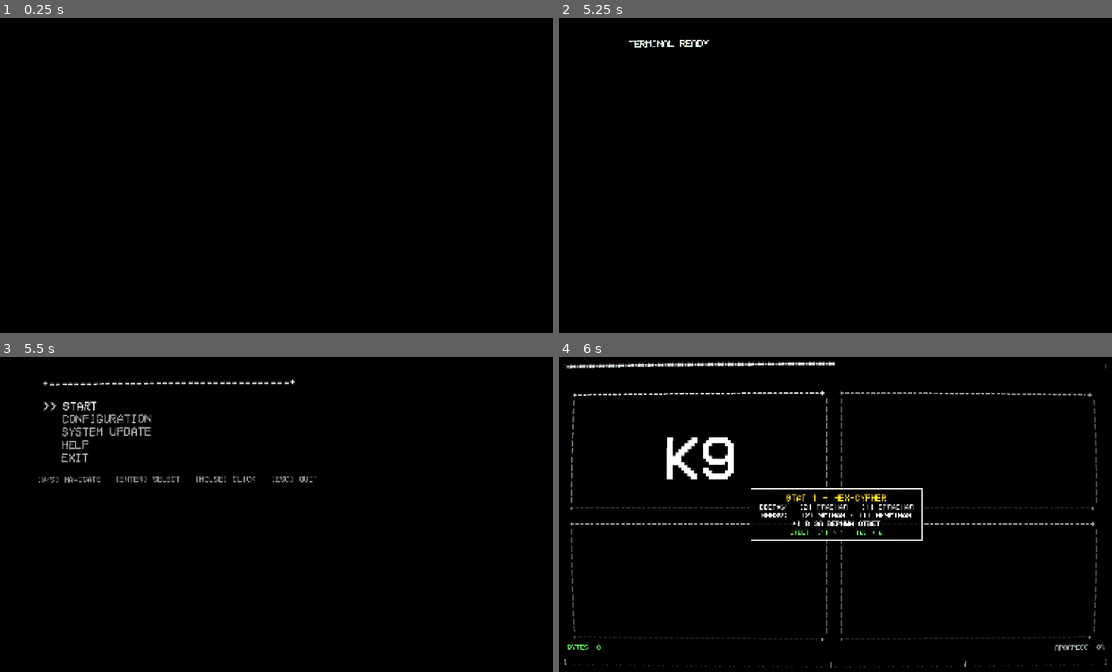
Above: before the commit, frames 1-4 (two rows, left to right).
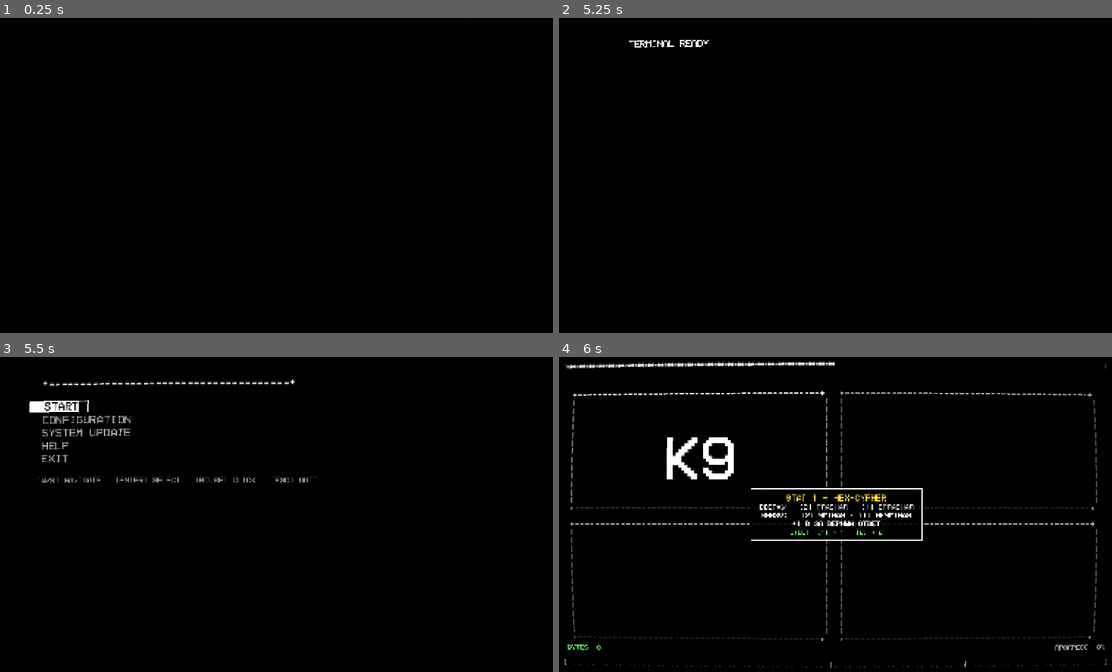
Above: after the commit, the same moments.

Repository: JcukengesH/System-Task-Switch
Game: Godot game, scene res://scenes/Main.tscn
Two runs of this game, one before a commit and one after it. Both use one fixed random seed, a clock stepped at 60 frames per second and the inputs below.
Inputs (mouse positions are in pixels of both pictures, inside the frame that each line leads up to):
- Up to frame 1 (0.25 s): no input
- Up to frame 2 (5.25 s): tap Enter at 0.5, 0.6, 1.55, 2.1, 3.05, 4.25, 4.55 s; move the mouse to (962, 159) at 0.52 s; hold Right 0.53-1.28 s; click (962, 159) at 0.67 s; tap Space at 0.77, 1.07, 1.52, 1.82, 3.02, 3.32, 3.5, 3.77, 4.07, 4.52, 4.82 s; tap Keypad Enter at 0.8, 1.35, 2.3, 2.85, 3.8 s; move the mouse to (724, 191) at 1.27 s; hold S 1.28-2.03 s; move the mouse to (890, 106) at 2.02 s; hold Right 2.03-2.78 s; move the mouse to (807, 238) at 2.77 s; hold W 2.78-3.53 s; click (807, 238) at 2.92 s; move the mouse to (1006, 222) at 3.52 s; hold Left 3.53-5.03 s; tap 1 at 3.6 s; tap Escape at 4.15 s; move the mouse to (669, 128) at 4.27 s; tap 2 at 4.35 s; move the mouse to (863, 175) at 5.02 s; hold S from 5.03 s (still down); tap 0 at 5.1 s; click (863, 175) at 5.17 s
- Up to frame 3 (5.5 s): keep holding S; tap Keypad Enter at 5.3 s
- Up to frame 4 (6 s): move the mouse to (752, 435) at 5.77 s; release S at 5.78 s; hold Right from 5.78 s (still down); tap 9 at 5.85 s

Frames 1-2 are identical in both runs. In frame 3, 1.7% of the frame differs, in the area x 5-58%, y 13-41%; in frame 4, nothing differs.
Error in both runs: Invalid call. Nonexistent function 'beep' in base 'Node (sfx.gd)'. (res://scripts/main.gd:1056)

Commit message:
Стиль v2: инверсная селекция меню + мигающий курсор
Выбранный пункт — инверсная видеопара (белая плашка, чёрный текст,
SIZE_SHRINK_BEGIN чтобы плашка была по ширине текста) + мигающий блок █
0.45 c. Хелперы в TerminalScreen; таймер глушится в clear_animated/_exit_tree
(иначе мигание билось по freed-лейблам при смене экрана — поймадено live).
SYSTEM_UPDATE сохраняет >> и ценовую раскраску (инверсия съела бы инфу о
покупках).

Diff:
--- a/scripts/screens/config_menu.gd
+++ b/scripts/screens/config_menu.gd
@@ -102,12 +102,21 @@
 
 func _update_selection() -> void:
 	for i in _item_labels.size():
+		var lbl: Label = _item_labels[i]
+		if not is_instance_valid(lbl):
+			continue
 		var opt: Dictionary = _options[i]
-		var prefix := "  >> " if i == _selected else "     "
+		var sel: bool = i == _selected
+		var cursor := "█" if (sel and _cursor_on) else " "
 		var mark := "  [x]" if opt["active"] else ""
-		_item_labels[i].text = prefix + opt["label"] + opt["suffix"] + mark
-		_item_labels[i].add_theme_color_override("font_color",
-			Color.WHITE if i == _selected else Color(0.7, 0.7, 0.7))
+		lbl.text = "  " + opt["label"] + opt["suffix"] + mark + cursor
+		set_inverted(lbl, sel)
+
+
+func _on_cursor_blink() -> void:
+	super._on_cursor_blink()
+	if not _locked:
+		_update_selection()
 
 
 func _input(event: InputEvent) -> void:
--- a/scripts/screens/lose_cutscene.gd
+++ b/scripts/screens/lose_cutscene.gd
@@ -135,10 +135,19 @@
 
 func _update_selection() -> void:
 	for i in _item_labels.size():
-		var prefix: String = ("  >> [%d] " % (i + 1)) if i == _selected else ("     [%d] " % (i + 1))
-		_item_labels[i].text = prefix + ITEMS[i]
-		_item_labels[i].add_theme_color_override("font_color",
-			Color.WHITE if i == _selected else Color(0.7, 0.7, 0.7))
+		var lbl: Label = _item_labels[i]
+		if not is_instance_valid(lbl):
+			continue
+		var sel: bool = i == _selected
+		var cursor := "█" if (sel and _cursor_on) else " "
+		lbl.text = ("     [%d] " % (i + 1)) + ITEMS[i] + cursor
+		set_inverted(lbl, sel)
+
+
+func _on_cursor_blink() -> void:
+	super._on_cursor_blink()
+	if _menu_ready:
+		_update_selection()
 
 
 func _move(delta: int) -> void:
--- a/scripts/screens/main_menu.gd
+++ b/scripts/screens/main_menu.gd
@@ -36,10 +36,21 @@
 
 func _update_selection() -> void:
 	for i in _item_labels.size():
-		var prefix := "  >> " if i == _selected else "     "
-		_item_labels[i].text = prefix + ITEMS[i]
-		_item_labels[i].add_theme_color_override("font_color",
-			Color.WHITE if i == _selected else Color(0.7, 0.7, 0.7))
+		var lbl: Label = _item_labels[i]
+		if not is_instance_valid(lbl):
+			continue
+		var sel: bool = i == _selected
+		var cursor := "█" if (sel and _cursor_on) else " "
+		lbl.text = "  " + ITEMS[i] + cursor
+		set_inverted(lbl, sel)
+
+
+# Мигание курсора перерисовывает только текущую выделенную строку.
+func _on_cursor_blink() -> void:
+	super._on_cursor_blink()
+	if _locked:
+		return
+	_update_selection()
 
 
 func _input(event: InputEvent) -> void:
--- a/scripts/screens/terminal_screen.gd
+++ b/scripts/screens/terminal_screen.gd
@@ -5,6 +5,8 @@
 const STAGE_NAMES := Meta.STAGE_LABELS
 var _vbox: VBoxContainer
 var _font: Font
+var _cursor_on: bool = true
+var _cursor_timer: Timer
 
 
 func _ready() -> void:
@@ -30,6 +32,36 @@
 	_vbox.add_theme_constant_override("separation", 4)
 	_vbox.mouse_filter = Control.MOUSE_FILTER_IGNORE
 	margin.add_child(_vbox)
+
+	# Мигающий «курсор» меню (~0.45 с — стандарт терминальной частоты).
+	_cursor_timer = Timer.new()
+	_cursor_timer.wait_time = 0.45
+	_cursor_timer.autostart = true
+	_cursor_timer.timeout.connect(_on_cursor_blink)
+	add_child(_cursor_timer)
+
+
+# Экраны с меню переопределяют: перекрашивают строку с курсором.
+func _on_cursor_blink() -> void:
+	_cursor_on = not _cursor_on
+
+
+# Инверсная видеопара для выбранного пункта (VGA-стиль): белая плашка,
+# чёрный текст. off_color — обычный цвет неактивных строк.
+func set_inverted(lbl: Label, on: bool,
+		off_color: Color = Color(0.7, 0.7, 0.7)) -> void:
+	# Плашка должна быть по ширине текста, а не на всю строку VBox.
+	lbl.size_flags_horizontal = Control.SIZE_SHRINK_BEGIN
+	if on:
+		var sb := StyleBoxFlat.new()
+		sb.bg_color = Color.WHITE
+		sb.content_margin_left = 4.0
+		sb.content_margin_right = 4.0
+		lbl.add_theme_stylebox_override("normal", sb)
+		lbl.add_theme_color_override("font_color", Color.BLACK)
+	else:
+		lbl.remove_theme_stylebox_override("normal")
+		lbl.add_theme_color_override("font_color", off_color)
 
 
 func set_terminal_font(font: Font) -> void:
@@ -70,6 +102,9 @@
 
 
 func clear_animated(delay: float = 0.04) -> void:
+	# Курсорная мигалка не должна заглянуть в освобождаемые строки.
+	if _cursor_timer:
+		_cursor_timer.stop()
 	var kids := _vbox.get_children()
 	for c in kids:
 		if not is_inside_tree():
@@ -77,3 +112,14 @@
 		if is_instance_valid(c):
 			c.queue_free()
 		await get_tree().create_timer(delay).timeout
+	# Остались в дереве — возобновляем мигание (для экранов, что чистятся
+	# и перестраиваются, а не умирают; у мёртвых экранах _exit_tree уже стопнул).
+	if is_inside_tree() and _cursor_timer:
+		_cursor_timer.start()
+
+
+func _exit_tree() -> void:
+	# Экран уходит из дерева (queue_free у экрана) — гасим таймер, иначе
+	# последний timeout может ударить по уже freed-лейблам (_update_selection).
+	if _cursor_timer:
+		_cursor_timer.stop()
